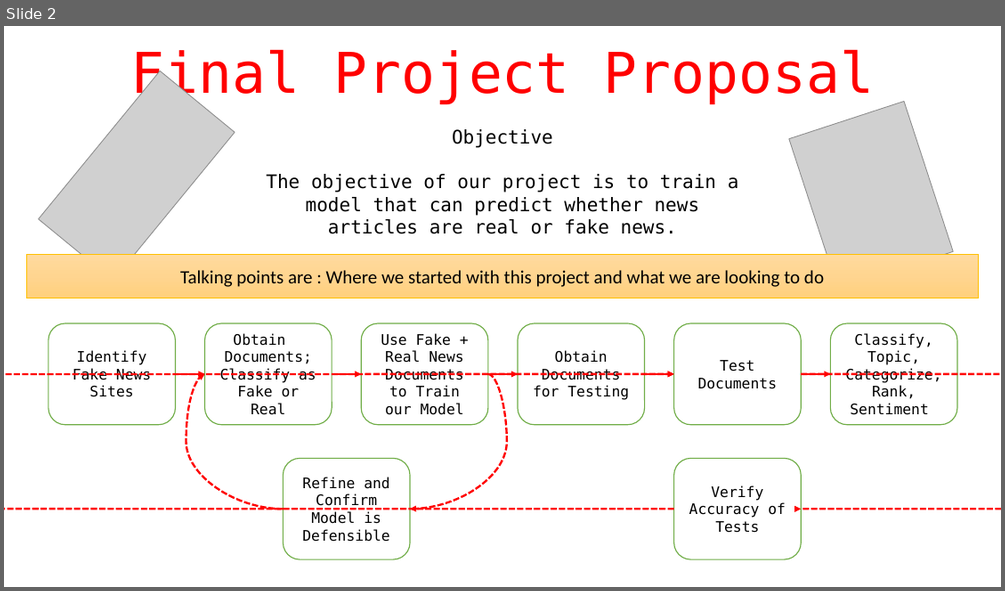
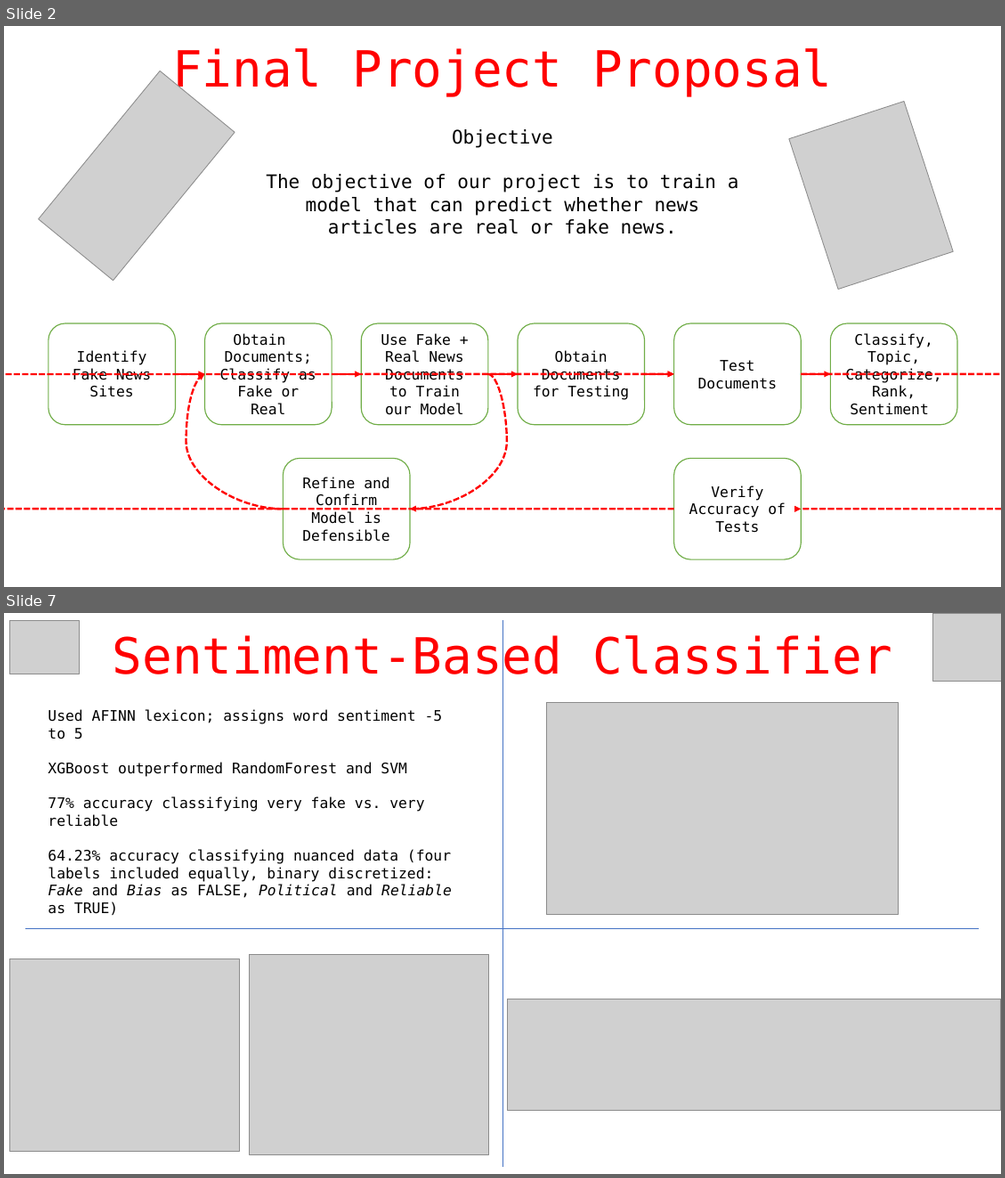
Before and after one commit to richpatanalytics/FakeNewsAnalysis, a slide deck: FakeNewsProjectPresentation.pptx. Shown one above the other, each under a label of ours: slide 2 before the commit, slides 2 and 7 after it; the slides between them are not shown. The pictures are 1005x591 and 1005x1178 pixels, drawn with LibreOffice and Linux fonts; fonts in the diff are those of the drawing; grey boxes stand for pictures. Boxes give left, top, right and bottom in pixels: in the first picture for what was removed or moved away, otherwise in the second. Text is boxed around its words. In the diff, an @@ line names an element or a change of style, - is before the commit and + after.

Commit message:
Final Project Presentation
Final Project Presentation

```diff
--- a/FakeNewsProjectPresentation.pptx
+++ b/FakeNewsProjectPresentation.pptx
@@ slide 7 added at (4,613,1001,1174), background #FFFFFF @@
@@ picture added at (10,620,80,674) @@
@@ text added at (113,633,892,683), 48 pt, text #FF0000 @@
+Sentiment-Based Classifier
@@ line added from (502, 620) to (502, 1167), #4472C4 0.5 pt @@
@@ picture added at (933,613,1001,681) @@
@@ text added at (48,709,452,915), 14 pt, text #000000 @@
+Used AFINN lexicon; assigns word sentiment -5 to 5
+XGBoost outperformed RandomForest and SVM
+77% accuracy classifying very fake vs. very reliable
+64.23% accuracy classifying nuanced data (four labels included equally, binary discretized: Fake and Bias as FALSE, Political and Reliable as TRUE)
@@ picture added at (546,703,898,915) @@
@@ line added from (25, 929) to (979, 929), #4472C4 0.5 pt @@
@@ picture added at (10,958,240,1151) @@
@@ picture added at (250,954,488,1155) @@
@@ picture added at (507,999,1001,1111) @@
@@ slide 2 changed as well @@
@@ text "Final Project Proposal" at (172,48,833,96): size 54 to 48 pt @@
@@ rectangle removed at (26,254,979,297) @@
-Talking points are : Where we started with this project and what we are looking to do
```
Also in this commit, not shown: 7 other slides changed, 3 other slides added, 6 slides removed.
